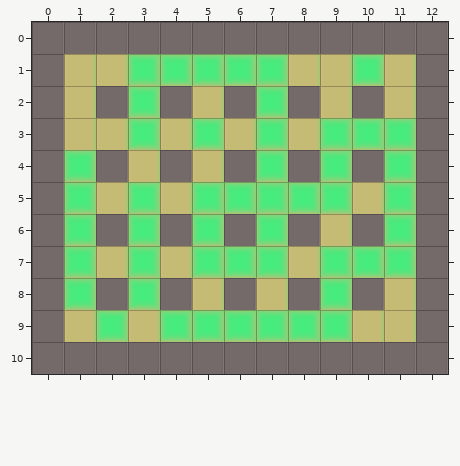
Tiled map, stored at mapamenu/build./resources/mapas/2mapa0.tmx. The first picture shows the starting point.
Cells are 32x32 px. Shown: x 0..12, y 0..10.
Once edited:
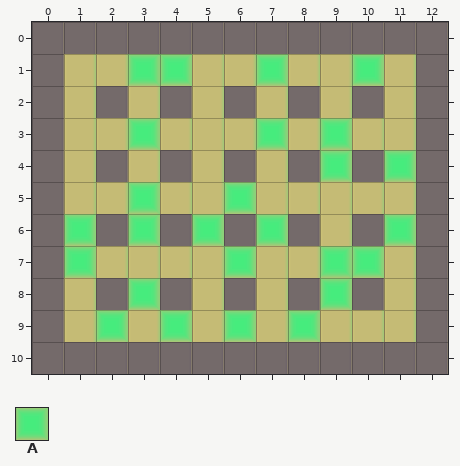
Key: from "tile": A 2.
_ is an empty cell, . an unchanged one.
See-through tiles are keyed as they look on the map.
The edit:
--- layer "piedras"
@@ x 1..11 @@
- 1 ....AA.....
- 2 ..A...A....
- 3 ....A....AA
- 4 A.....A....
- 5 A...A.AAA.A
+ 1 ....__.....
+ 2 .._..._....
+ 3 ...._....__
+ 4 _....._....
+ 5 _..._.___._
@@ x 1..11 @@
- 7 ..A.A.A...A
- 8 A..........
- 9 ....A.A.A..
+ 7 .._._._..._
+ 8 _..........
+ 9 ...._._._..
